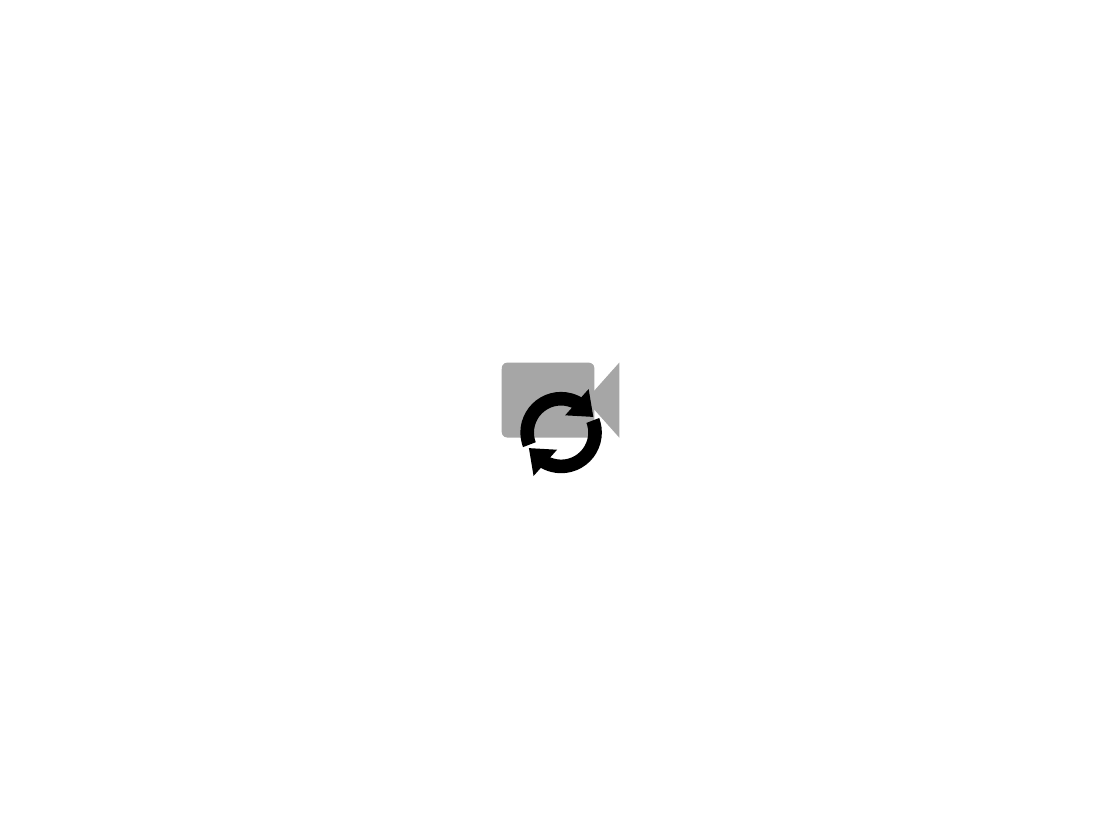
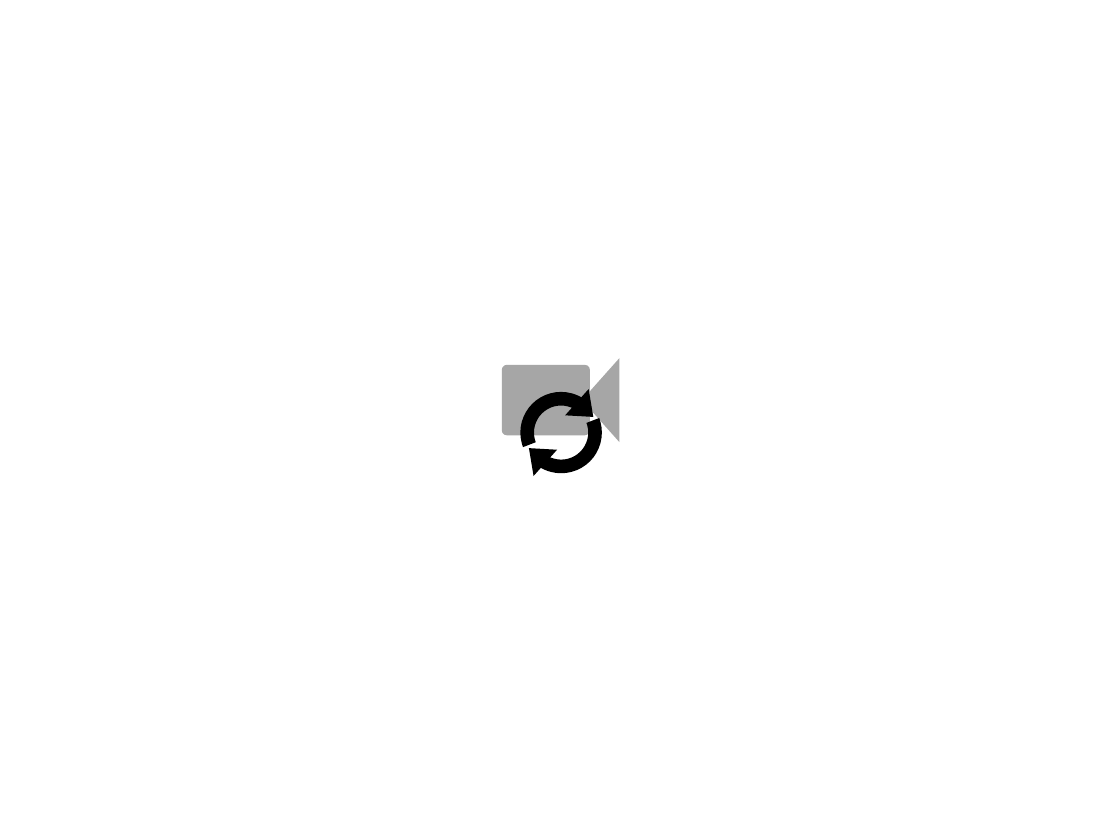
Before and after one commit to YinshengGuo/WinduVision, a slide deck: slide 12 of icons/icons.pptx. Drawn at 1120x840 pixels with LibreOffice and Linux fonts; fonts in the diff are those of the drawing. Boxes give left, top, right and bottom in pixels: in the first picture for what was removed or moved away, otherwise in the second. Text is boxed around its words. In the diff, an @@ line names an element or a change of style, - is before the commit and + after.

```diff
--- a/icons/icons.pptx
+++ b/icons/icons.pptx
@@ trapezoid: place and size @@
-trapezoid at (593, 362, 620, 437)
+trapezoid at (590, 358, 619, 442)
@@ rounded rectangle: place and size @@
-rounded rectangle at (502, 363, 595, 438)
+rounded rectangle at (502, 365, 590, 436)
```
Also in this commit, not shown: 6 other slides changed, 1 slide added, 24 other files.
